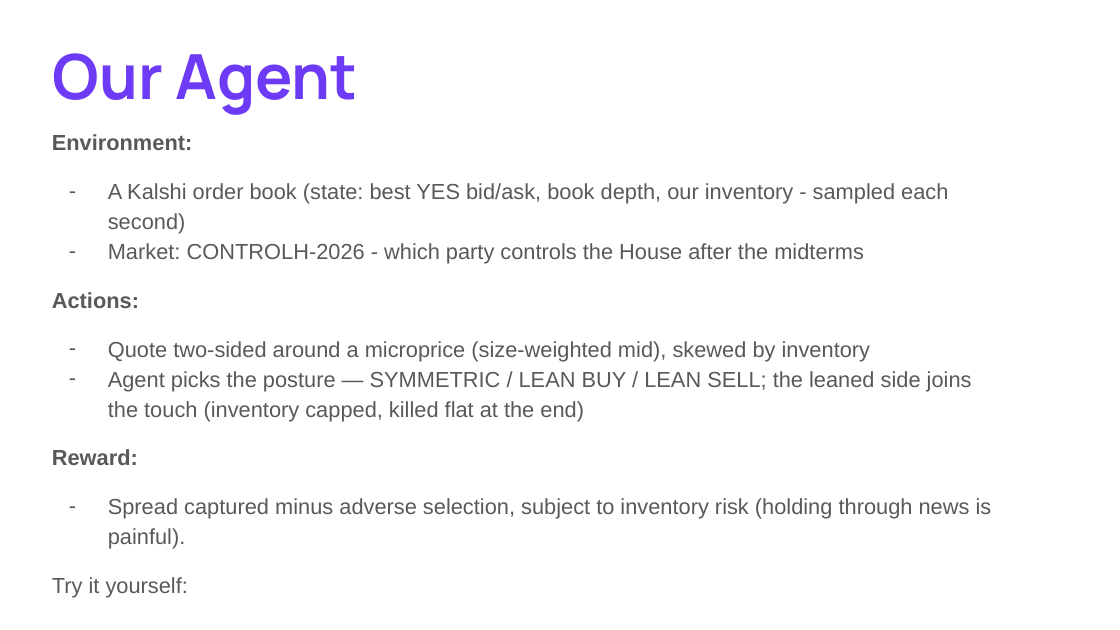
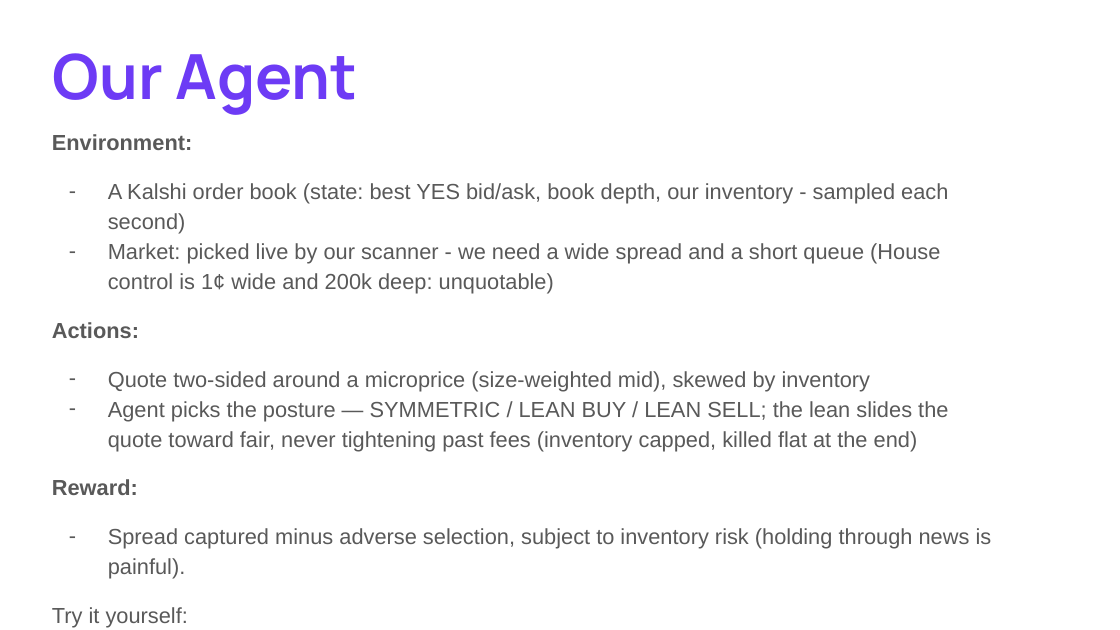
Before and after one commit to athaker/econ_136, a slide deck: slide 8 of alpha_in_the_crowd.pptx. Drawn at 1120x630 pixels with LibreOffice and Linux fonts; fonts in the diff are those of the drawing; background and template pictures are left out. Boxes give left, top, right and bottom in pixels: in the first picture for what was removed or moved away, otherwise in the second. Text is boxed around its words. In the diff, an @@ line names an element or a change of style, - is before the commit and + after.

```diff
--- a/alpha_in_the_crowd.pptx
+++ b/alpha_in_the_crowd.pptx
@@ text at [108,243,940,294]: text changed @@
-– Market: CONTROLH-2026 - which party controls the House after the midterms
+– Market: picked live by our scanner - we need a wide spread and a short queue (House control is 1¢ wide and 200k deep: unquotable)
@@ text at [108,401,948,451]: text changed @@
-– Agent picks the posture — SYMMETRIC / LEAN BUY / LEAN SELL; the leaned side joins the touch (inventory capped, killed flat at the end)
+– Agent picks the posture — SYMMETRIC / LEAN BUY / LEAN SELL; the lean slides the quote toward fair, never tightening past fees (inventory capped, killed flat at the end)
```
Also in this commit, not shown: 2 other slides changed, 7 other files.
